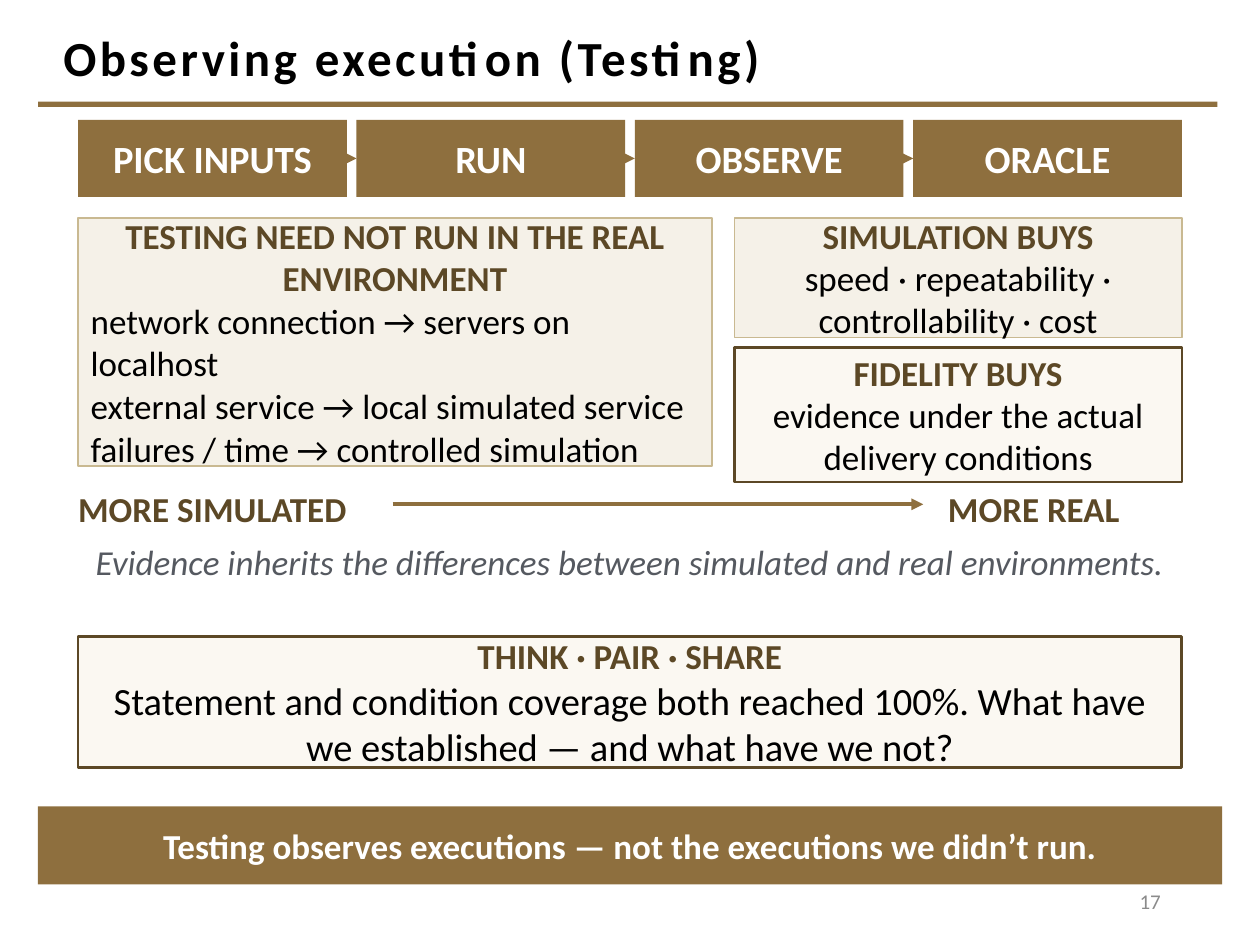
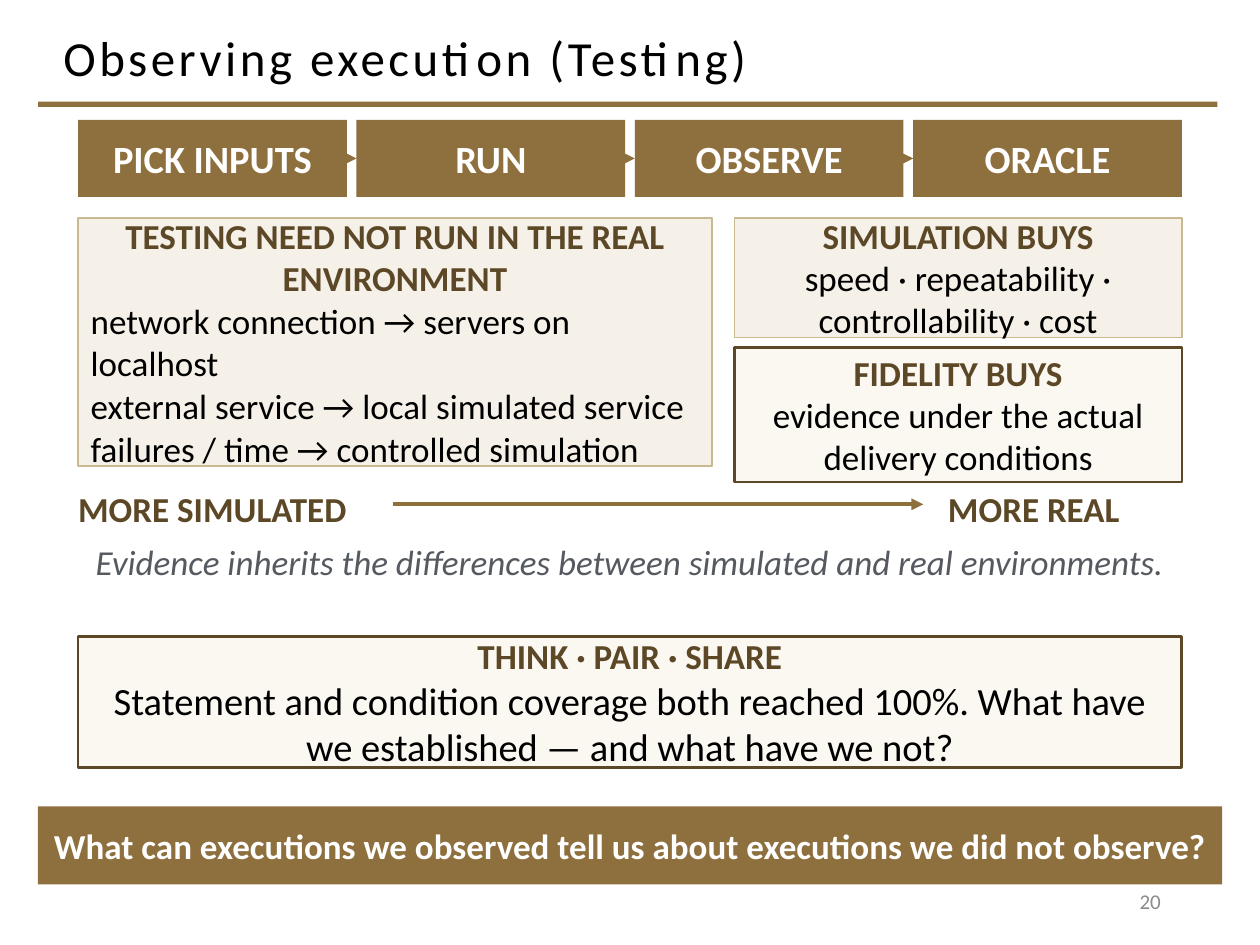
Before and after one commit to davisjam/model-based-agentic-software-engineering, a slide deck: slide 20 of course/lectures/act-1-foundations/08-validation/1-8-Validation.pptx (slide 17 before the commit). Drawn at 1260x945 pixels with LibreOffice and Linux fonts; fonts in the diff are those of the drawing; background and template pictures are left out. Boxes give left, top, right and bottom in pixels: in the first picture for what was removed or moved away, otherwise in the second. Text is boxed around its words. In the diff, an @@ line names an element or a change of style, - is before the commit and + after.

```diff
--- a/course/lectures/act-1-foundations/08-validation/1-8-Validation.pptx
+++ b/course/lectures/act-1-foundations/08-validation/1-8-Validation.pptx
@@ title "Observing execution (Testing)" at box(63, 42, 292, 85): bold off @@
@@ text in rectangle at box(54, 834, 1205, 860): text changed @@
-Testing observes executions — not the executions we didn’t run.
+What can executions we observed tell us about executions we did not observe?
@@ page number at box(1140, 895, 1161, 909): text changed @@
-17
+20
```
Also in this commit, not shown: 26 other slides changed, 4 slides added.
